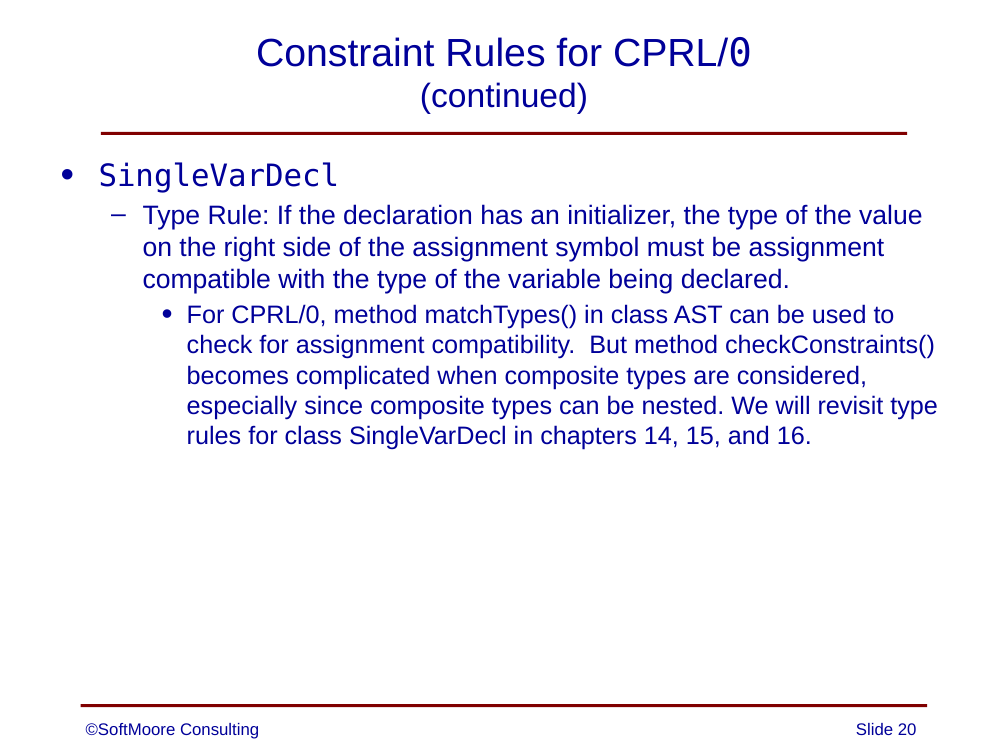
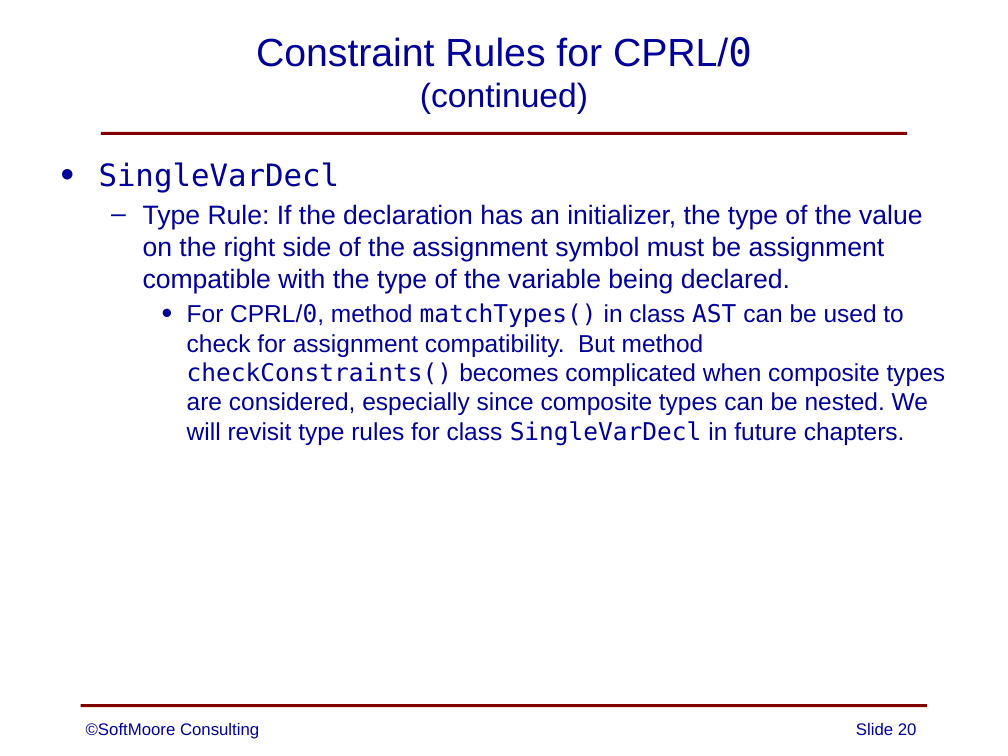
Before and after one commit to SoftMoore/CPRL-Kt-3rd, a slide deck: slide 20 of PowerPoints/09 - Constraint Analysis.pptx. Drawn at 1008x756 pixels with LibreOffice and Linux fonts; fonts in the diff are those of the drawing. Boxes give left, top, right and bottom in pixels: in the first picture for what was removed or moved away, otherwise in the second. Text is boxed around its words. In the diff, an @@ line names an element or a change of style, - is before the commit and + after.

```diff
--- a/PowerPoints/09 - Constraint Analysis.pptx
+++ b/PowerPoints/09 - Constraint Analysis.pptx
@@ text at <box>187,303,946,446</box>: text changed; size 18 to 17.5 pt @@
-    • For CPRL/0, method matchTypes() in class AST can be used to check for assignment compatibility. But method checkConstraints() becomes complicated when composite types are considered, especially since composite types can be nested. We will revisit type rules for class SingleVarDecl in chapters 14, 15, and 16.
+    • For CPRL/0, method matchTypes() in class AST can be used to check for assignment compatibility. But method checkConstraints() becomes complicated when composite types are considered, especially since composite types can be nested. We will revisit type rules for class SingleVarDecl in future chapters.
```
Also in this commit, not shown: 5 other slides changed.
